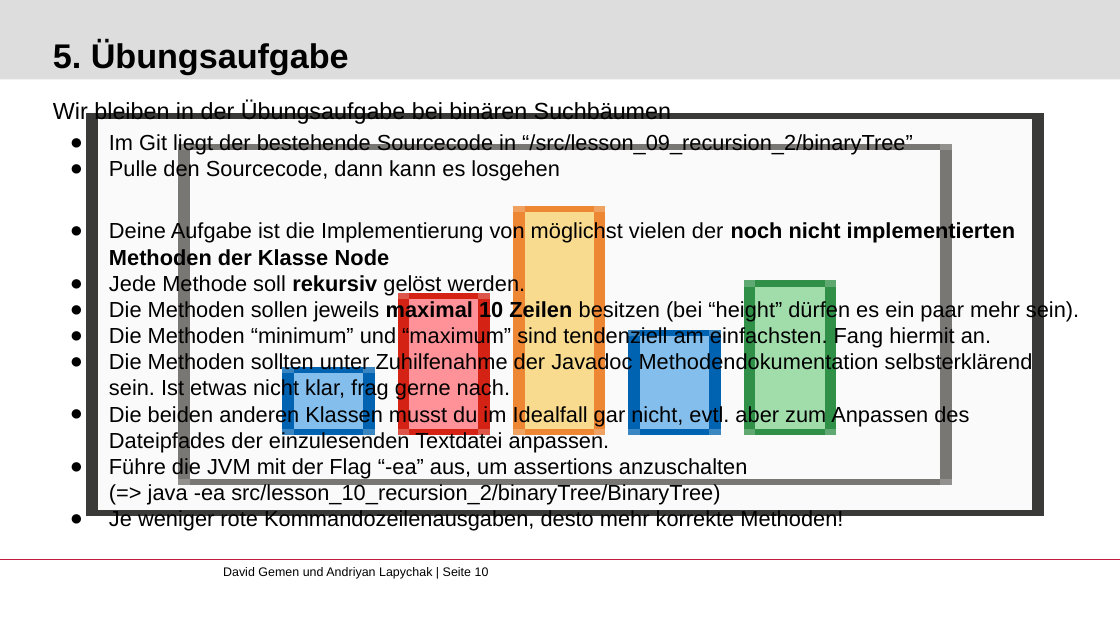
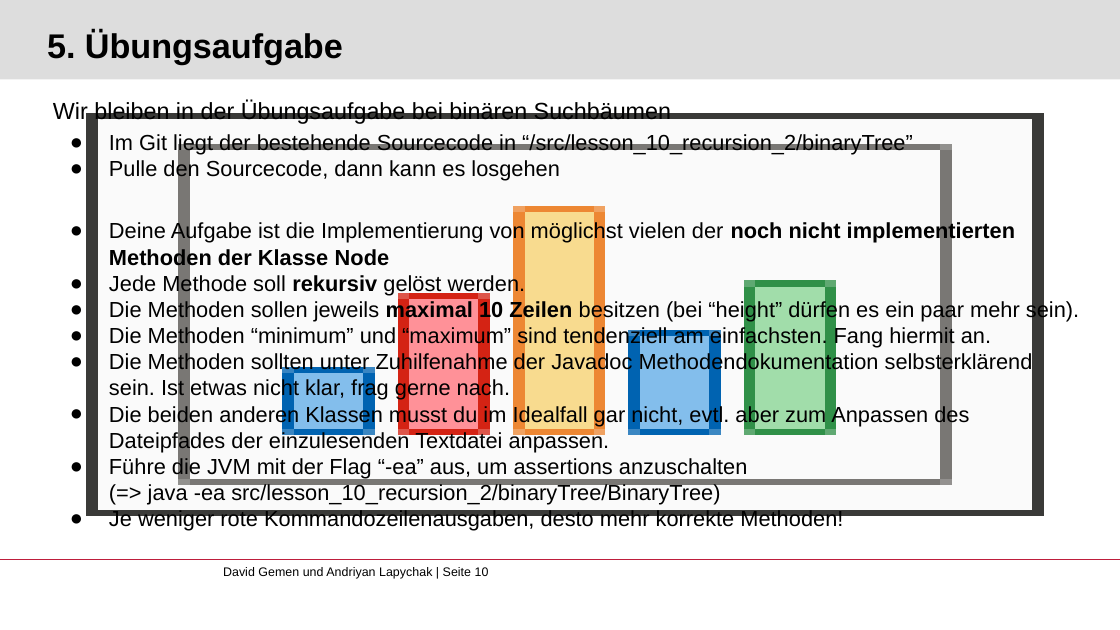
Before and after one commit to gemdav/Programmieren-1-Tutorium, a slide deck: slide 10 of slides/10_recursion_2.pptx. Drawn at 1120x630 pixels with LibreOffice and Linux fonts; fonts in the diff are those of the drawing; background and template pictures are left out. Boxes give left, top, right and bottom in pixels: in the first picture for what was removed or moved away, otherwise in the second. Text is boxed around its words. In the diff, an @@ line names an element or a change of style, - is before the commit and + after.

```diff
--- a/slides/10_recursion_2.pptx
+++ b/slides/10_recursion_2.pptx
@@ title "5. Übungsaufgabe": place and size @@
-title "5. Übungsaufgabe" at (53, 40, 349, 74)
+title "5. Übungsaufgabe" at (47, 30, 343, 64)
@@ text at (109, 133, 913, 155): text changed @@
-● Im Git liegt der bestehende Sourcecode in “/src/lesson_09_recursion_2/binaryTree”
+● Im Git liegt der bestehende Sourcecode in “/src/lesson_10_recursion_2/binaryTree”
```
Also in this commit, not shown: 1 other slide changed, 3 other files.
